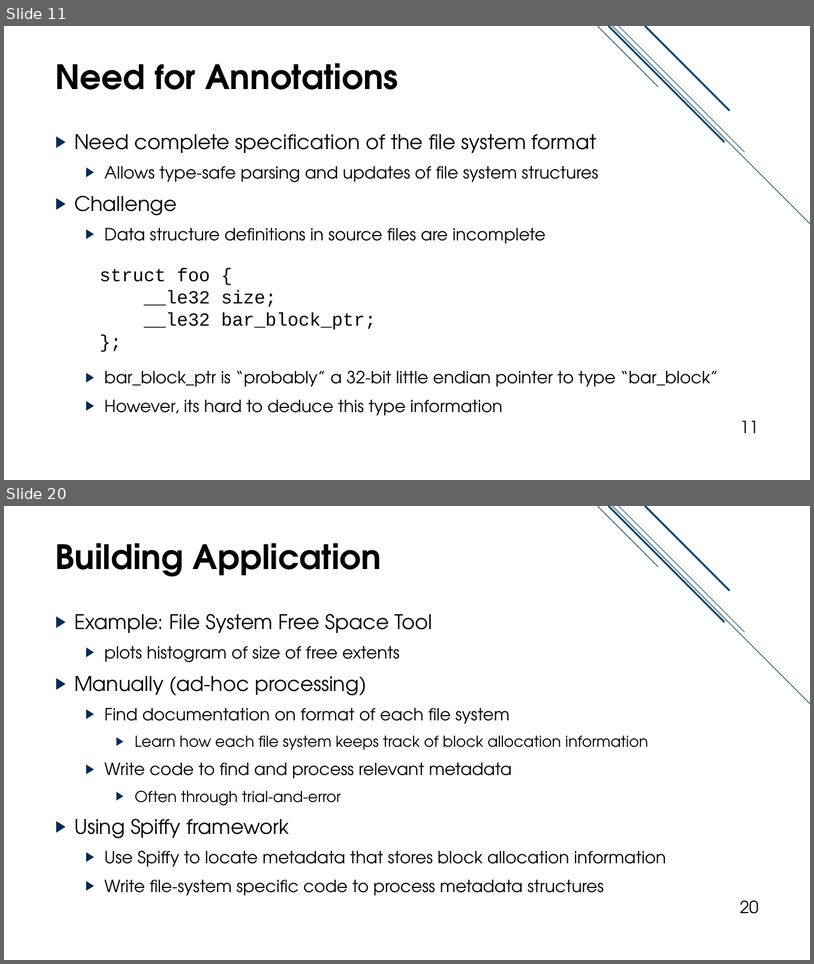
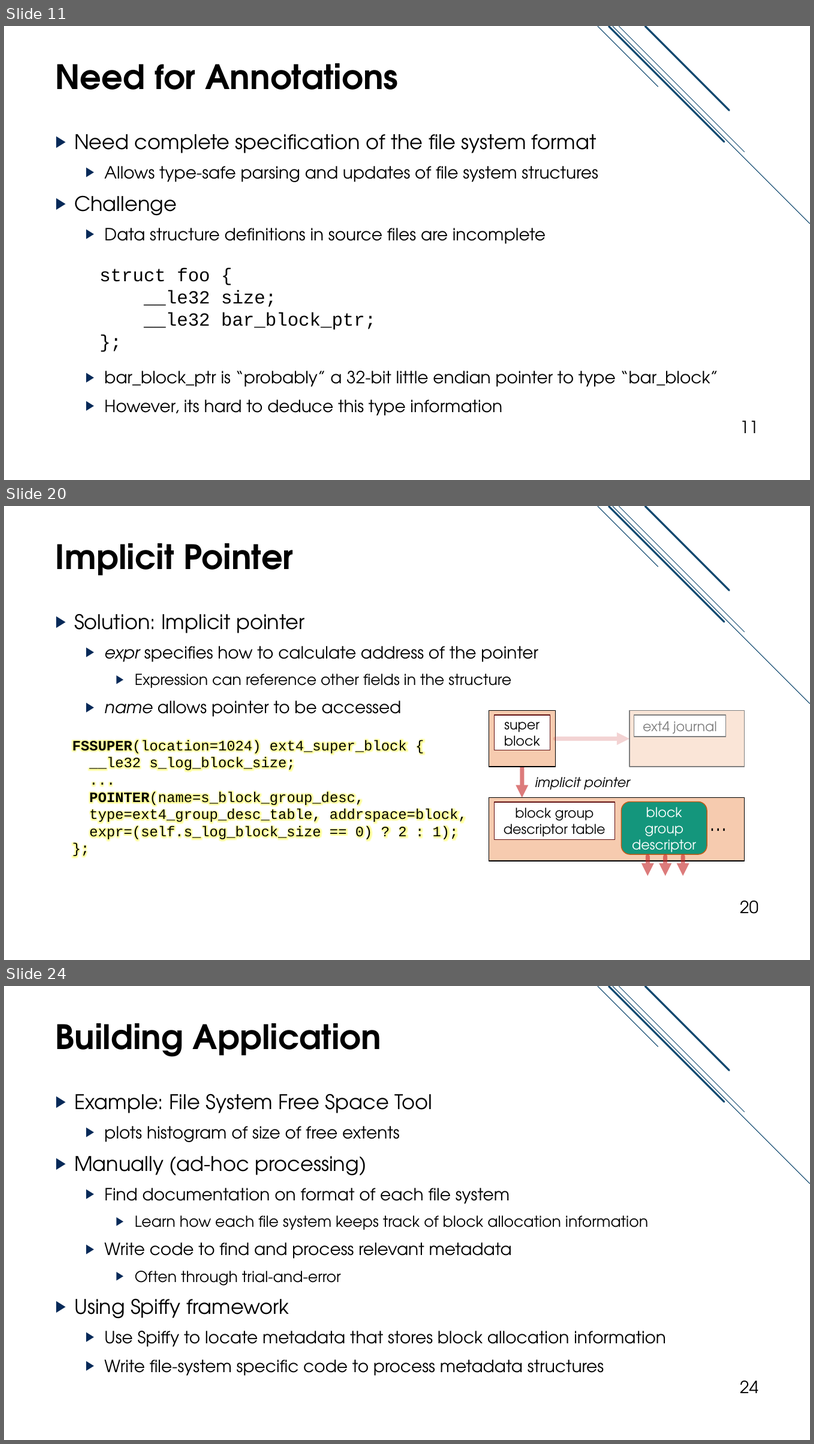
Before and after one commit to jacksun007/spiffy-paper, a slide deck: talk/spiffy_talk.pptx. Shown one above the other, each under a label of ours: slides 11 and 20 before the commit, slides 11, 20 and 24 after it; the slides between them are not shown. The pictures are 814x964 and 814x1444 pixels, drawn with LibreOffice and Linux fonts; fonts in the diff are those of the drawing. Boxes give left, top, right and bottom in pixels: in the first picture for what was removed or moved away, otherwise in the second. Text is boxed around its words. In the diff, an @@ line names an element or a change of style, - is before the commit and + after.

```diff
--- a/talk/spiffy_talk.pptx
+++ b/talk/spiffy_talk.pptx
@@ slide 20 added at (x1=4, y1=506, x2=810, y2=960), background #FFFFFF; not listed: 5 template elements that a slide beside it also shows @@
@@ title added at (x1=56, y1=543, x2=294, y2=576), 40 pt, text #000000, bold @@
+Implicit Pointer
@@ text added at (x1=74, y1=613, x2=539, y2=717), 20 pt, text #000000 @@
+▶ Solution: Implicit pointer
+  ▶ expr specifies how to calculate address of the pointer
+    ▶ Expression can reference other fields in the structure
+  ▶ name allows pointer to be accessed
@@ rectangle added at (x1=489, y1=711, x2=556, y2=767), fill #F6CBAF, outline #000000 1 pt @@
@@ rectangle added at (x1=495, y1=715, x2=550, y2=750), fill #FFFFFF, outline #631212 1 pt, 16 pt, text #000000 @@
+super block
@@ rectangle added at (x1=630, y1=711, x2=745, y2=767), fill #FAE5D7, outline #808080 1 pt @@
@@ rectangle added at (x1=635, y1=715, x2=726, y2=736), fill #FFFFFF, outline #808080 1 pt, 16 pt, text #808080 @@
+ext4 journal
@@ arrow added from (556, 738) to (630, 738), #C62324 5 pt @@
@@ text added at (x1=72, y1=740, x2=467, y2=840), 17 pt, text #000000 @@
+FSSUPER(location=1024) ext4_super_block {
+__le32 s_log_block_size;
+...
+POINTER(name=s_block_group_desc,
+type=ext4_group_desc_table, addrspace=block,
+expr=(self.s_log_block_size == 0) ? 2 : 1);
+};
@@ arrow added from (522, 767) to (522, 798), #C62324 5 pt @@
@@ text added at (x1=535, y1=777, x2=630, y2=790), 16 pt, text #000000, italic @@
+implicit pointer
@@ rectangle added at (x1=489, y1=798, x2=745, y2=861), fill #F6CBAF, outline #000000 1 pt @@
@@ rectangle added at (x1=495, y1=802, x2=615, y2=840), fill #FFFFFF, outline #631212 1 pt, 16 pt, text #000000 @@
+block group descriptor table
@@ rounded rectangle added at (x1=621, y1=802, x2=708, y2=855), fill #14967C, outline #C15A16 1 pt, 16 pt, text #FFFFFF @@
+block group descriptor
@@ text added at (x1=705, y1=808, x2=737, y2=838), 24 pt, text #000000 @@
+…
@@ arrow added from (648, 856) to (648, 876), #C62324 5 pt @@
@@ arrow added from (666, 856) to (666, 876), #C62324 5 pt @@
@@ arrow added from (683, 856) to (683, 876), #C62324 5 pt @@
@@ page number added at (x1=740, y1=900, x2=759, y2=913), 20 pt, text #000000 @@
+20
@@ what was slide 20 is now slide 24 @@
@@ page number at (x1=740, y1=1380, x2=759, y2=1393): text changed @@
-20
+24
```
Also in this commit, not shown: 17 slides changed, 6 other slides added, 3 slides removed.
